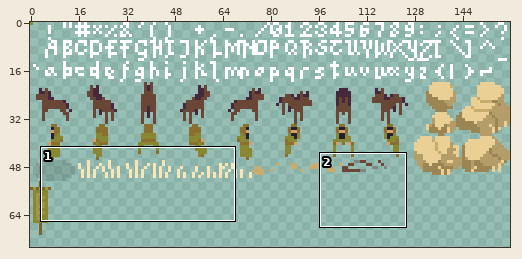
One commit to this sprite sheet: src/sprites.png. Above, an overview of the earlier version with the close-up marked.
Close-up. Before the commit:
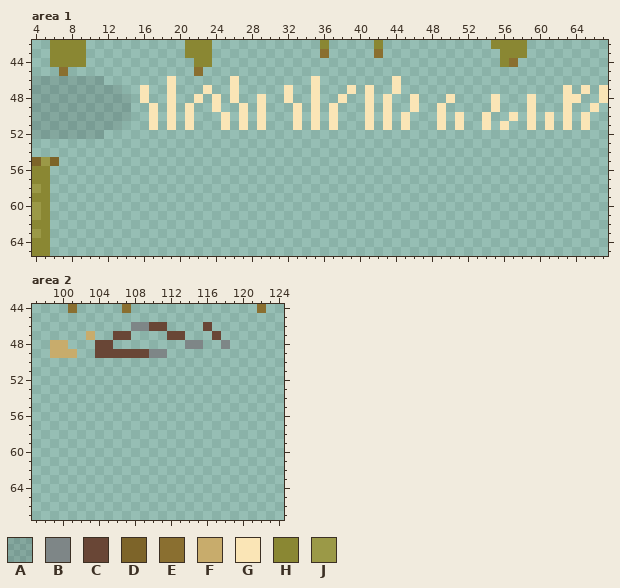
The file is 160x112 pixels. Shown: area 1: x 4..67, y 42..65; area 2: x 97..124, y 44..67. The wide view leaves out empty margins.
Palette (. is transparent): A #0000001f  B #7e8687  C #694636  D #7d6429  E #8a6f30  F #c8ac6c  G #fae5b6  H #8a8733  J #9b9947
Pixels before, area 1, first column x 4:
42 ..HHHH...........HHH............H.....H............HHHH.........
43 ..HHHH...........HHH............E.....E.............HHH.........
44 ..HHHH............HH................................HE..........
45 ...E..............E.............................................
46 AAAAAAAA.......G......G........G........G.......................
47 AAAAAAAAAA..G..G...G..G.....G..G...G.G..G..................G.G.G
48 AAAAAAAAAAA.G..G..G.G.G..G..G..G..G..G.G..G...G....G...G...GG..G
49 AAAAAAAAAAA..G.G.G..G..G.G...G.G.G...G.G..G..G.....G...G...G..G.
50 AAAAAAAAAAA..G.G.G...G.G.G...G.G.G...G.G.G...G.G..G..G.G.G.G.G..
51 AAAAAAAAAA...G.G.G...G.G.G...G.G.G...G.G.G...G.G..G.G..G.G.G.G..
52 AAAAAAAA........................................................
53 ................................................................
54 ................................................................
55 DJD.............................................................
56 HH..............................................................
57 HH..............................................................
58 JH..............................................................
59 HH..............................................................
60 JH..............................................................
61 JH..............................................................
62 HH..............................................................
63 JH..............................................................
64 HH..............................................................
65 HH..............................................................
Pixels before, area 2, first column x 99:
44 ..E.....E..............E
45 ........................
46 .........BBCC....C......
47 ....F..CC....CC...C.....
48 FF...CC........BB..B....
49 FFF..CCCCCCBB...........
The same view after the edit:
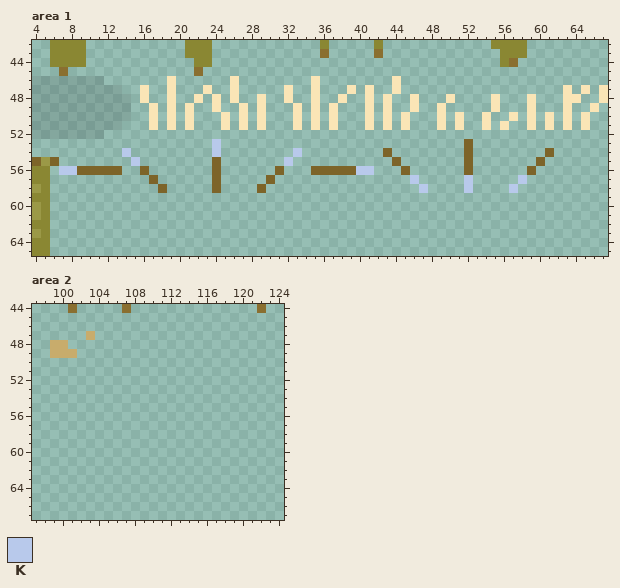
Colours new in this view: K #b8c9eb
From old to new:
Area 1:
y 53: x 24 . -> K; x 52 . -> D
y 54: x 14 . -> K; x 24 . -> K; x 33 . -> K; x 43 . -> D; x 52 . -> D; x 61 . -> D
y 55: x 15 . -> K; x 24 . -> D; x 32 . -> K; x 44 . -> D; x 52 . -> D; x 60 . -> D
y 56: x 7..13 ....... -> KKDDDDD; x 16 . -> D; x 24 . -> D; x 31 . -> D; x 35..41 ....... -> DDDDDKK; x 45 . -> D; x 52 . -> D; x 59 . -> D
y 57: x 17 . -> D; x 24 . -> D; x 30 . -> D; x 46 . -> K; x 52 . -> K; x 58 . -> K
y 58: x 18 . -> D; x 24 . -> D; x 29 . -> D; x 47 . -> K; x 52 . -> K; x 57 . -> K
Area 2:
y 46: x 108..111 BBCC -> ....; x 116 C -> .
y 47: x 106..107 CC -> ..; x 112..113 CC -> ..; x 117 C -> .
y 48: x 104..105 CC -> ..; x 114..115 BB -> ..; x 118 B -> .
y 49: x 104..111 CCCCCCBB -> ........
Changed places in both close-ups, as pixel boxes (x1, y1, x2, y2):
added: (212, 139, 221, 193)
added: (464, 139, 554, 193)
added: (59, 148, 167, 193)
added: (257, 148, 428, 193)
erased: (95, 322, 230, 358)
